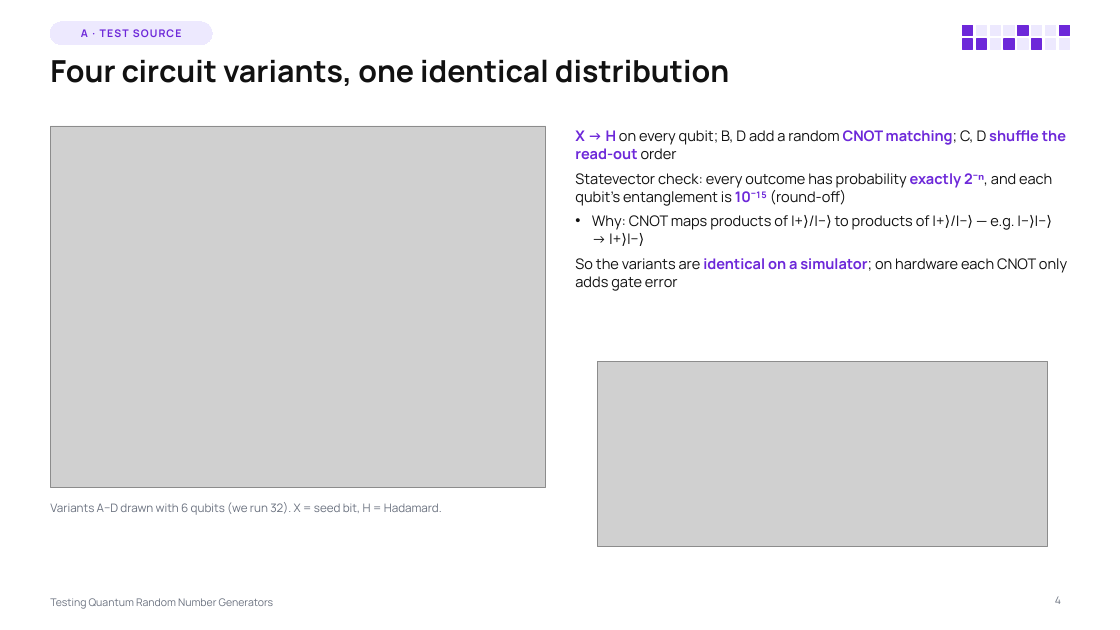
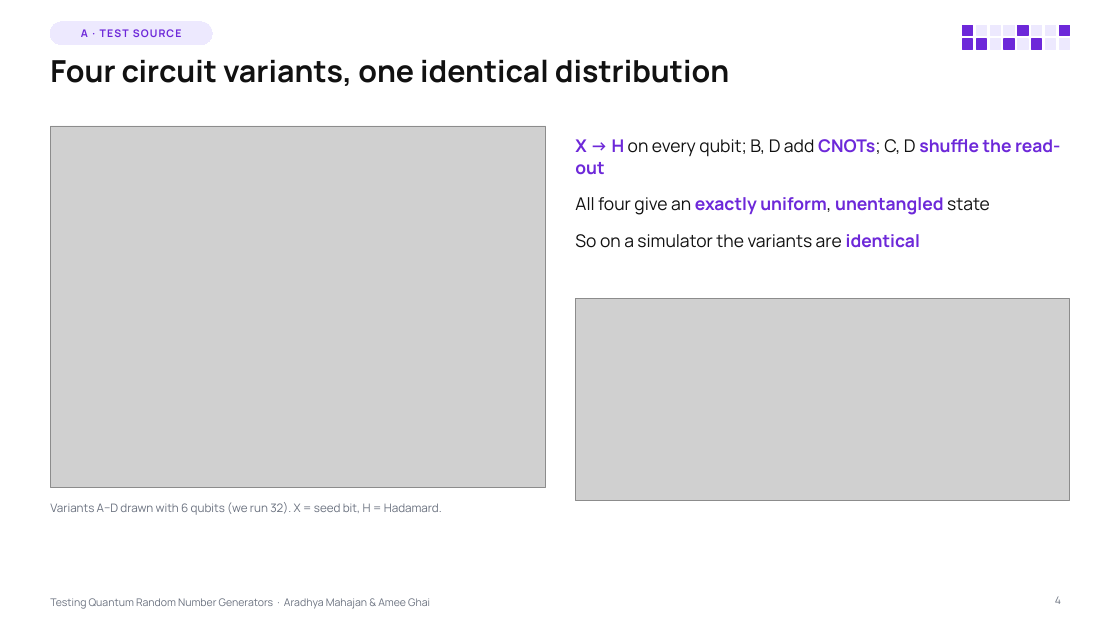
Before and after one commit to Aradhya2708/Quantum-RNG-Proj, a slide deck: slide 4 of presentation/QRNG_Testing_Lecture.pptx. Drawn at 1120x630 pixels with LibreOffice and Linux fonts; fonts in the diff are those of the drawing; grey boxes stand for pictures. Boxes give left, top, right and bottom in pixels: in the first picture for what was removed or moved away, otherwise in the second. Text is boxed around its words. In the diff, an @@ line names an element or a change of style, - is before the commit and + after.

```diff
--- a/presentation/QRNG_Testing_Lecture.pptx
+++ b/presentation/QRNG_Testing_Lecture.pptx
@@ text at bbox=[575, 139, 1060, 248]: text changed; size 12.5 to 15 pt @@
-• X → H on every qubit; B, D add a random CNOT matching; C, D shuffle the read-out order
-• Statevector check: every outcome has probability exactly 2⁻ⁿ, and each qubit's entanglement is 10⁻¹⁵ (round-off)
-• Why: CNOT maps products of |+⟩/|−⟩ to products of |+⟩/|−⟩ — e.g. |−⟩|−⟩ → |+⟩|−⟩
-• So the variants are identical on a simulator; on hardware each CNOT only adds gate error
+• X → H on every qubit; B, D add CNOTs; C, D shuffle the read-out
+• All four give an exactly uniform, unentangled state
+• So on a simulator the variants are identical
@@ picture: place and size @@
-picture at bbox=[597, 361, 1049, 546]
+picture at bbox=[576, 298, 1070, 501]
@@ text at bbox=[50, 598, 430, 609]: text changed @@
-Testing Quantum Random Number Generators
+Testing Quantum Random Number Generators · Aradhya Mahajan & Amee Ghai
```
Also in this commit, not shown: 25 other slides changed, 3 slides added, 4 slides removed, 7 other files.
